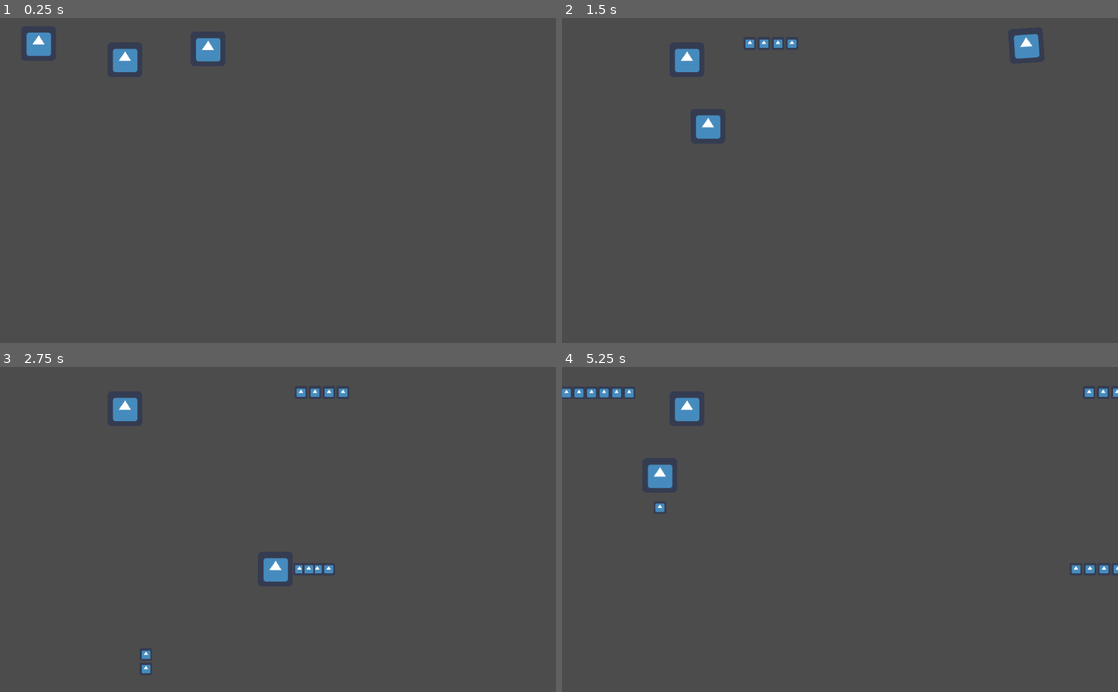
Above: before the commit, frames 1-4 (two rows, left to right).
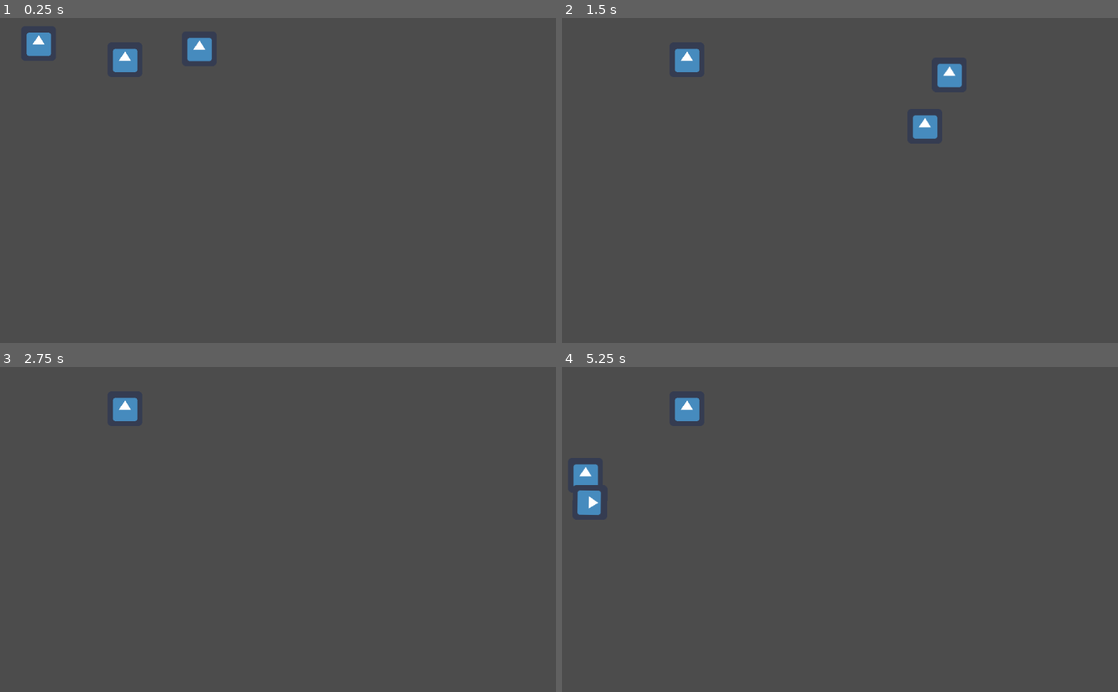
Above: after the commit, the same moments.

Repository: GameJam-gamux-2022/legendary-octo-fortnight
Game: Godot game, scene res://Sample.tscn
Two runs of this game, one before a commit and one after it. Both use one fixed random seed, a clock stepped at 60 frames per second and the inputs below. The engine's default icon, where the game draws it, is replaced by a stand-in: a white triangle on a blue panel in a dark square.
Inputs:
- Up to frame 1 (0.25 s): no input
- Up to frame 2 (1.5 s): hold Right (ui_right) 0.53-1.28 s; hold J (ui_shoot) 0.53-1.28 s; tap X (Recall, bound only after the commit) at 0.8, 1.35 s; hold Down (ui_down) from 1.28 s (still down)
- Up to frame 3 (2.75 s): tap J (ui_shoot) at 1.55 s; release Down (ui_down) at 2.03 s; hold Right (ui_right) from 2.03 s (still down); hold J (ui_shoot) from 2.03 s (still down); tap X (Recall, bound only after the commit) at 2.3 s
- Up to frame 4 (5.25 s): release Right (ui_right) at 2.78 s; release J (ui_shoot) at 2.78 s; hold Up (ui_up) 2.78-3.53 s; tap X (Recall, bound only after the commit) at 2.85, 3.8, 4.35 s; tap J (ui_shoot) at 3.05, 4.55 s; hold J (ui_shoot) 3.53-4.28 s; hold Left (ui_left) 3.53-5.03 s; hold Down (ui_down) from 5.03 s (still down); hold J (ui_shoot) from 5.03 s (still down)

The runs differ from the first frame. In frame 1, 0.3% of the frame differs, in the area x 33-40%, y 5-14%; in frame 2, 1.5%; in frame 3, 0.7%; in frame 4, 1.5%, in the area x 0-100%, y 6-64%.

Commit message:
Boomerang gravity is fine

Diff:
--- a/MJ2022/PlayerMove.gd
+++ b/MJ2022/PlayerMove.gd
@@ -22,10 +22,16 @@
 	if Input.is_action_pressed("ui_right"):
 		move_velocity.x = 1;
 
-	if Input.is_action_pressed("ui_shoot") && cooldown <= 0 :
+	if Input.is_action_pressed("ui_shoot") && cooldown_shoot <= 0 :
 		throw()
 	else:
-		cooldown -= delta
+		cooldown_shoot -= delta
+
+	if Input.is_action_pressed("Recall") && cooldown_recall <= 0 :
+		recall()
+	else:
+		cooldown_recall -= delta
+		uncall()
 
 	move_velocity = move_velocity.normalized()
 	if(move_velocity != Vector2()):
@@ -40,10 +46,11 @@
 	pass
 
 onready var root = get_tree().get_root()
-var cooldown = 0;
+var cooldown_shoot = 0;
+var b;
 func throw():
-	cooldown = 0.15
-	var b = boomerang.instance()
+	cooldown_shoot = 10
+	b = boomerang.instance()
 	b.position = position + ori * 70
 
 	root.add_child(b)
@@ -51,3 +58,19 @@
 	b.move_velocity = ori
 
 	pass
+
+var cooldown_recall = 0
+onready var gravity : Area2D = $Gravity
+func recall():
+	cooldown_recall = 2
+	gravity.gravity = 10000
+	gravity.linear_damp = 8
+
+	pass
+
+func uncall():
+	if(cooldown_recall <= 1):
+		gravity.gravity = 1000
+		gravity.linear_damp = 0.8
+
+	pass
--- a/MJ2022/Sample.tscn
+++ b/MJ2022/Sample.tscn
@@ -24,13 +24,13 @@
 position = Vector2( 0, -0.5 )
 shape = SubResource( 1 )
 
-[node name="Player3" type="Area2D" parent="Player"]
+[node name="Gravity" type="Area2D" parent="Player"]
 space_override = 3
 gravity_point = true
-gravity_vec = Vector2( 1, 1 )
-gravity = 319.405
+gravity = 1000.0
+linear_damp = 0.8
 
-[node name="CollisionShape2D" type="CollisionShape2D" parent="Player/Player3"]
+[node name="CollisionShape2D" type="CollisionShape2D" parent="Player/Gravity"]
 shape = SubResource( 3 )
 
 [node name="Player3" type="KinematicBody2D" parent="."]
@@ -42,6 +42,7 @@
 [node name="Player2" type="RigidBody2D" parent="."]
 position = Vector2( 391, 57 )
 physics_material_override = SubResource( 2 )
+can_sleep = false
 
 [node name="Icon" type="Sprite" parent="Player2"]
 texture = ExtResource( 2 )
--- a/MJ2022/project.godot
+++ b/MJ2022/project.godot
@@ -23,6 +23,11 @@
 , Object(InputEventKey,"resource_local_to_scene":false,"resource_name":"","device":0,"alt":false,"shift":false,"control":false,"meta":false,"command":false,"pressed":false,"scancode":90,"physical_scancode":0,"unicode":0,"echo":false,"script":null)
  ]
 }
+Recall={
+"deadzone": 0.5,
+"events": [ Object(InputEventKey,"resource_local_to_scene":false,"resource_name":"","device":0,"alt":false,"shift":false,"control":false,"meta":false,"command":false,"pressed":false,"scancode":88,"physical_scancode":0,"unicode":0,"echo":false,"script":null)
+ ]
+}
 
 [physics]
 
